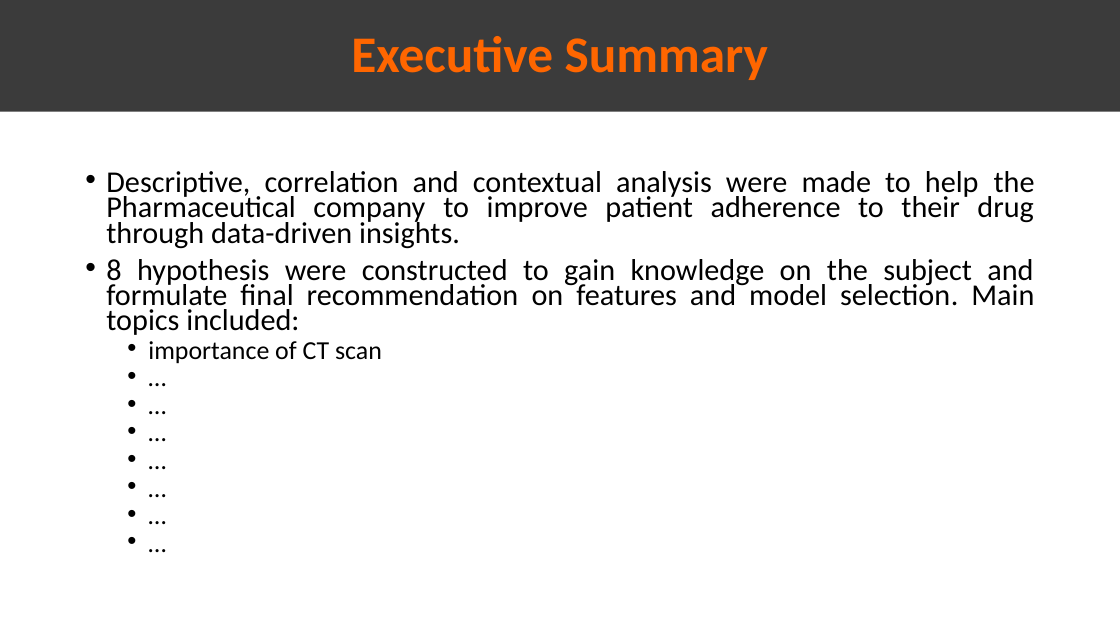
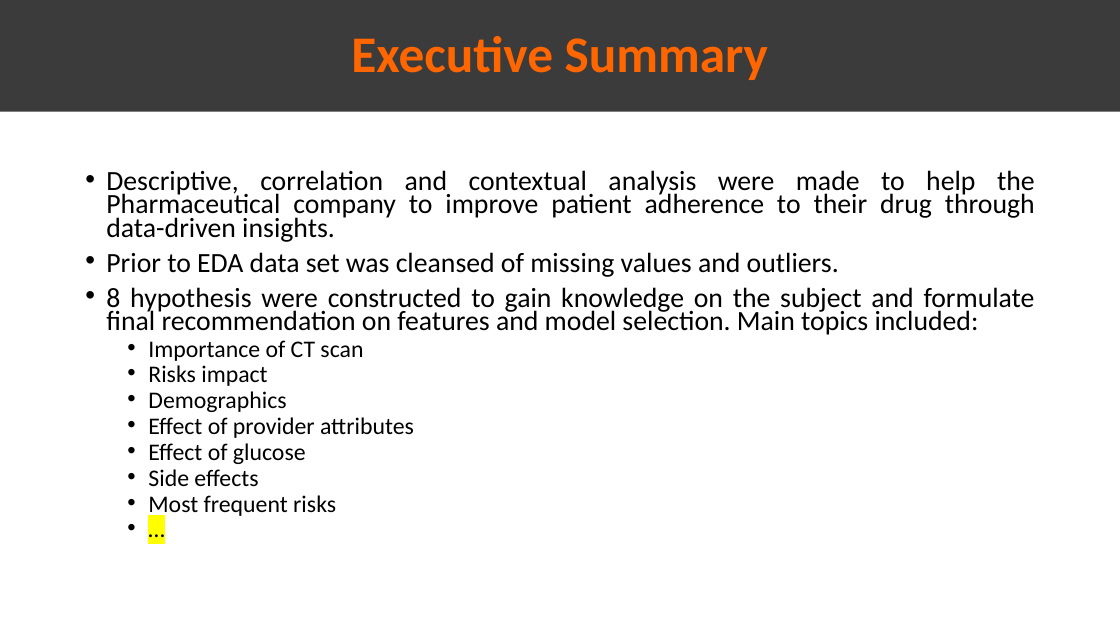
Before and after one commit to Omar-Safwat/HealthCare_project, a slide deck: slide 3 of Week_10-11/Presentation_EDA.pptx. Drawn at 1120x630 pixels with LibreOffice and Linux fonts; fonts in the diff are those of the drawing. Boxes give left, top, right and bottom in pixels: in the first picture for what was removed or moved away, otherwise in the second. Text is boxed around its words. In the diff, an @@ line names an element or a change of style, - is before the commit and + after.

```diff
--- a/Week_10-11/Presentation_EDA.pptx
+++ b/Week_10-11/Presentation_EDA.pptx
@@ text at <box>106,170,1035,518</box>: paragraphs removed @@
-  • …
-  • …
-  • …
-  • …
-  • …
-  • …
@@ text at <box>106,170,1035,335</box>: size 25.9 to 23.8 pt in "Descriptive, correlation and contextual analysis were made ...", "8 hypothesis were constructed to gain knowledge ..."; size 22.2 to 20.4 pt, highlight none to #FFFF00 in "…" @@
@@ text at <box>106,252,839,277</box>: paragraph added @@
+• Prior to EDA data set was cleansed of missing values and outliers.
@@ text at <box>148,340,414,518</box>: text changed; size 22.2 to 20.4 pt @@
-  • importance of CT scan
+  • Importance of CT scan
+  • Risks impact
+  • Demographics
+  • Effect of provider attributes
+  • Effect of glucose
+  • Side effects
+  • Most frequent risks
```
Also in this commit, not shown: 9 other slides changed, 5 slides added, 1 slide removed, 2 other files.
